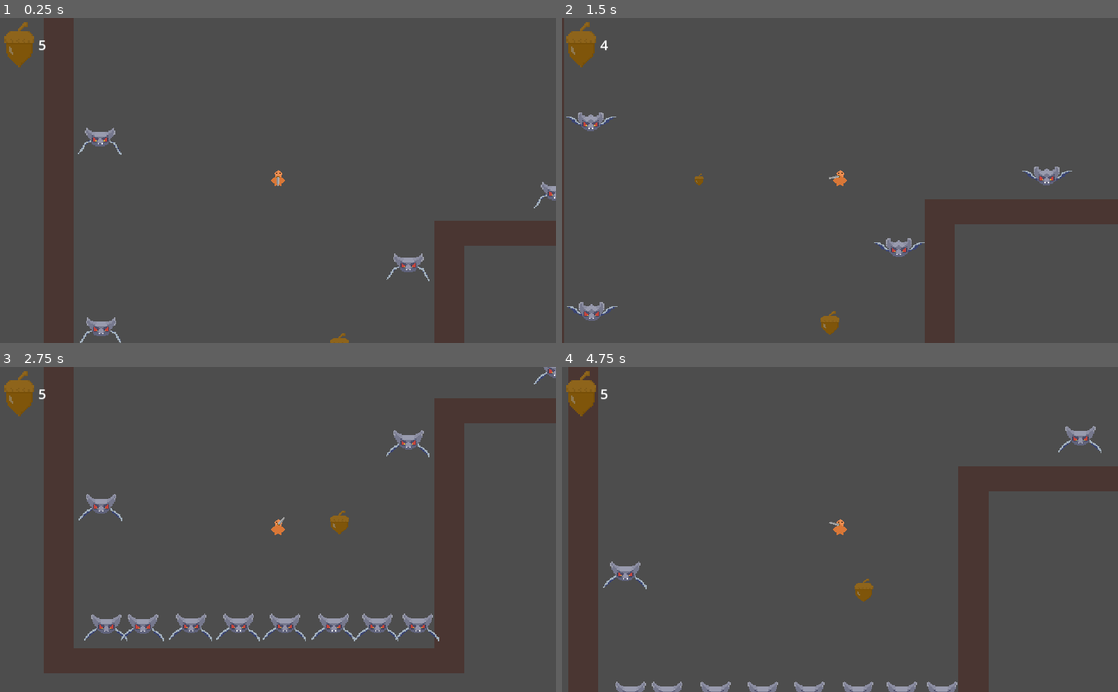
Above: before the commit, frames 1-4 (two rows, left to right).
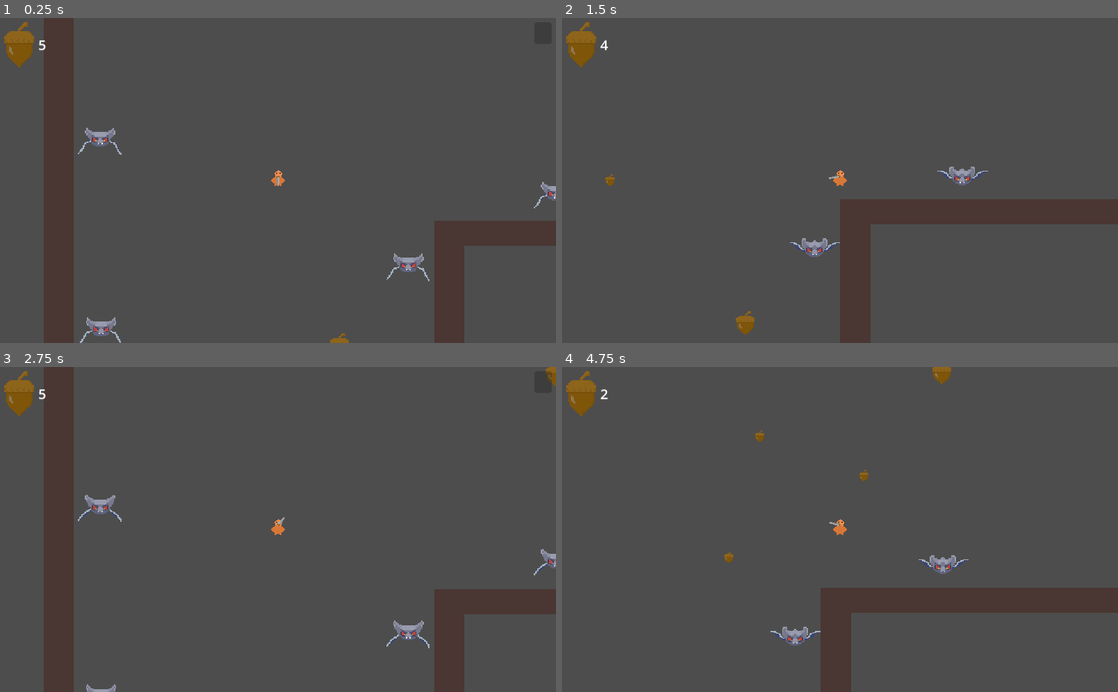
Above: after the commit, the same moments.

Repository: Iceofspade/gwj--73
Game: Godot game, scene res://scenes/main.tscn
The game is run twice, just before and just after one commit, with the same random seed, the same clock (stepped at 60 frames per second) and the same inputs.
Inputs (mouse positions are in pixels of both pictures, inside the frame that each line leads up to):
- Up to frame 1 (0.25 s): no input
- Up to frame 2 (1.5 s): move the mouse to (962, 164) at 0.52 s; press the mouse at (962, 164) at 0.53 s; move the mouse to (728, 196) at 1.27 s; release the mouse at (728, 196) at 1.28 s; tap A (move_L) at 1.35 s
- Up to frame 3 (2.75 s): click (166, 545) at 1.55 s; move the mouse to (333, 458) at 2.02 s; press the mouse at (333, 458) at 2.03 s; tap D (move_R) at 2.1 s
- Up to frame 4 (4.75 s): move the mouse to (812, 594) at 2.77 s; release the mouse at (812, 594) at 2.78 s; click (812, 594) at 2.85 s; move the mouse to (1006, 578) at 3.52 s; hold Right mouse button (slow_mo) 3.53-4.28 s; click (1006, 578) at 3.8 s; move the mouse to (673, 480) at 4.27 s; click (673, 480) at 4.35 s

The runs differ from the first frame. In frame 2, 7.3% of the frame differs, in the area x 0-92%, y 0-100%; in frame 3, 14%; in frame 4, 17%, in the area x 1-100%, y 0-100%.

Commit message:
Added more recoil on charged shots

Diff:
--- a/scenes/player/acorn_shooter.gd
+++ b/scenes/player/acorn_shooter.gd
@@ -2,13 +2,25 @@
 
 @export_group("Nodes Accessed in Script")
 @export var _charge_timer: Timer;
+@export var _charge_progress_bar: ProgressBar;
+@export var _avatar: Avatar;
 @export_group("Resources Accessed in Script")
 @export var _projectile_acorn_scene: PackedScene;
+
+var _shot_charge_time: float;
 
 
 func _ready() -> void:
 	CollectiblesController.acorn_amount = 5;
+	_shot_charge_time = _charge_timer.wait_time;
 
+
+
+
+func _process(_delta: float) -> void:
+	if _charge_timer.is_stopped(): return;
+
+	_charge_progress_bar.value = _shot_charge_time - _charge_timer.time_left;
 
 
 
@@ -44,16 +56,22 @@
 
 
 func _start_charging_shot() -> void:
-	#_charge_timer.start();
-	pass
+	_charge_progress_bar.show();
+	_charge_timer.start();
 
 
 
 
 func _shoot() -> void:
+	var __shot_power: float = _shot_charge_time - _charge_timer.time_left;
+	var __force_multiplier: float = 3.0 * __shot_power + 1;
+	_charge_progress_bar.hide();
+	_charge_timer.stop();
+
 	CollectiblesController.acorn_amount -= 1;
 	var __projectile: ProjectileAcorn = _projectile_acorn_scene.instantiate();
 	__projectile.global_position = global_position;
 	__projectile.direction = (get_local_mouse_position() - position).normalized();
-	__projectile.speed = 750;
+	__projectile.speed = 200 * __force_multiplier;
 	get_parent().get_parent().add_child(__projectile);
+	_avatar.shot_recoil(__force_multiplier / 2.0);
--- a/scenes/player/squireely_player.gd
+++ b/scenes/player/squireely_player.gd
@@ -16,8 +16,16 @@
 #var max_deccerleration = 500
 var ammo_count:= 0
 
+
+
+func _ready() -> void:
+	knockback_v = 750;
+	knockback_h = 900;
+
+
+
+
 func _physics_process(delta: float) -> void:
-	#Engine.time_scale = 1
 	ray.look_at(get_global_mouse_position())
 
 	# Apply Gravity
@@ -35,7 +43,7 @@
 
 	if Input.is_action_just_released("shoot") and CollectiblesController.acorn_amount > 0:
 		var trajectory = -(max_knockback * ((mouse_angle * 2).round()/2))
-		velocity = trajectory
+		velocity = trajectory;
 		velocity.x = clamp(velocity.x, -knockback_h ,knockback_h )
 		velocity.y = clamp(velocity.y, -knockback_v ,knockback_v )
 
@@ -44,5 +52,14 @@
 
 
 
+func shot_recoil(__force_multiplier: float) -> void:
+	knockback_h = 900 * __force_multiplier;
+	knockback_v = 750 * __force_multiplier;
+	print(knockback_h)
+	print(knockback_v)
+
+
+
+
 func die() -> void:
 	get_tree().reload_current_scene();
--- a/scenes/player/squireely_player.tscn
+++ b/scenes/player/squireely_player.tscn
@@ -73,10 +73,31 @@
 [node name="slow motion controler" type="Node2D" parent="."]
 script = ExtResource("2_ran7m")
 
-[node name="AcornShooter" type="Node2D" parent="."]
+[node name="AcornShooter" type="Node2D" parent="." node_paths=PackedStringArray("_charge_timer", "_charge_progress_bar", "_avatar")]
 script = ExtResource("3_kx4xu")
+_charge_timer = NodePath("ChargeTimer")
+_charge_progress_bar = NodePath("CanvasLayer/MarginContainer/ChargeProgressBar")
+_avatar = NodePath("..")
 _projectile_acorn_scene = ExtResource("4_qh8ma")
 
 [node name="ChargeTimer" type="Timer" parent="AcornShooter"]
-wait_time = 0.5
 one_shot = true
+
+[node name="CanvasLayer" type="CanvasLayer" parent="AcornShooter"]
+
+[node name="MarginContainer" type="MarginContainer" parent="AcornShooter/CanvasLayer"]
+anchors_preset = 1
+anchor_left = 1.0
+anchor_right = 1.0
+offset_left = -50.0
+offset_bottom = 100.0
+grow_horizontal = 0
+theme_override_constants/margin_top = 10
+theme_override_constants/margin_right = 10
+
+[node name="ChargeProgressBar" type="ProgressBar" parent="AcornShooter/CanvasLayer/MarginContainer"]
+custom_minimum_size = Vector2(0, 50)
+layout_mode = 2
+max_value = 1.0
+fill_mode = 3
+show_percentage = false
